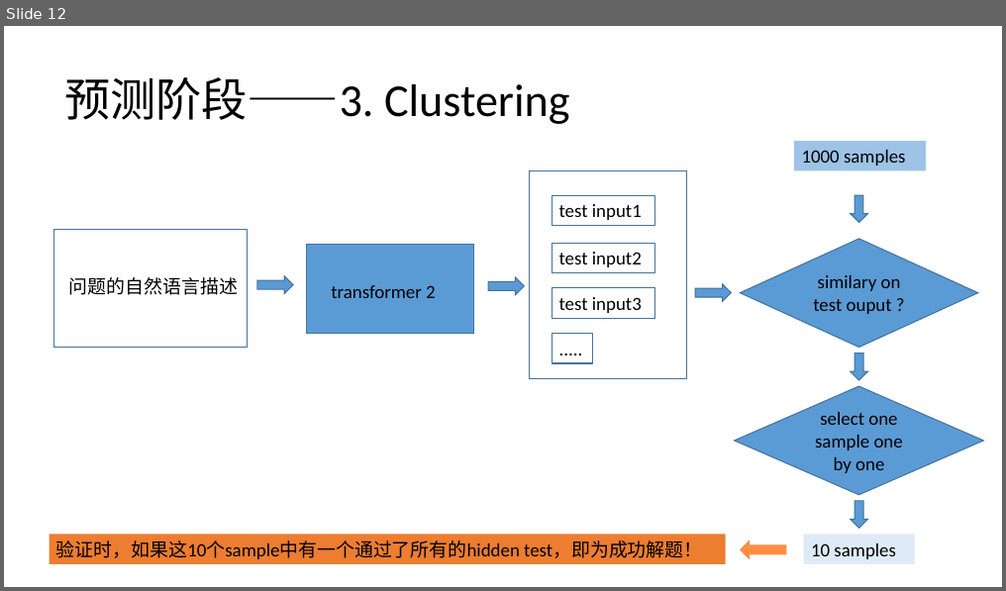
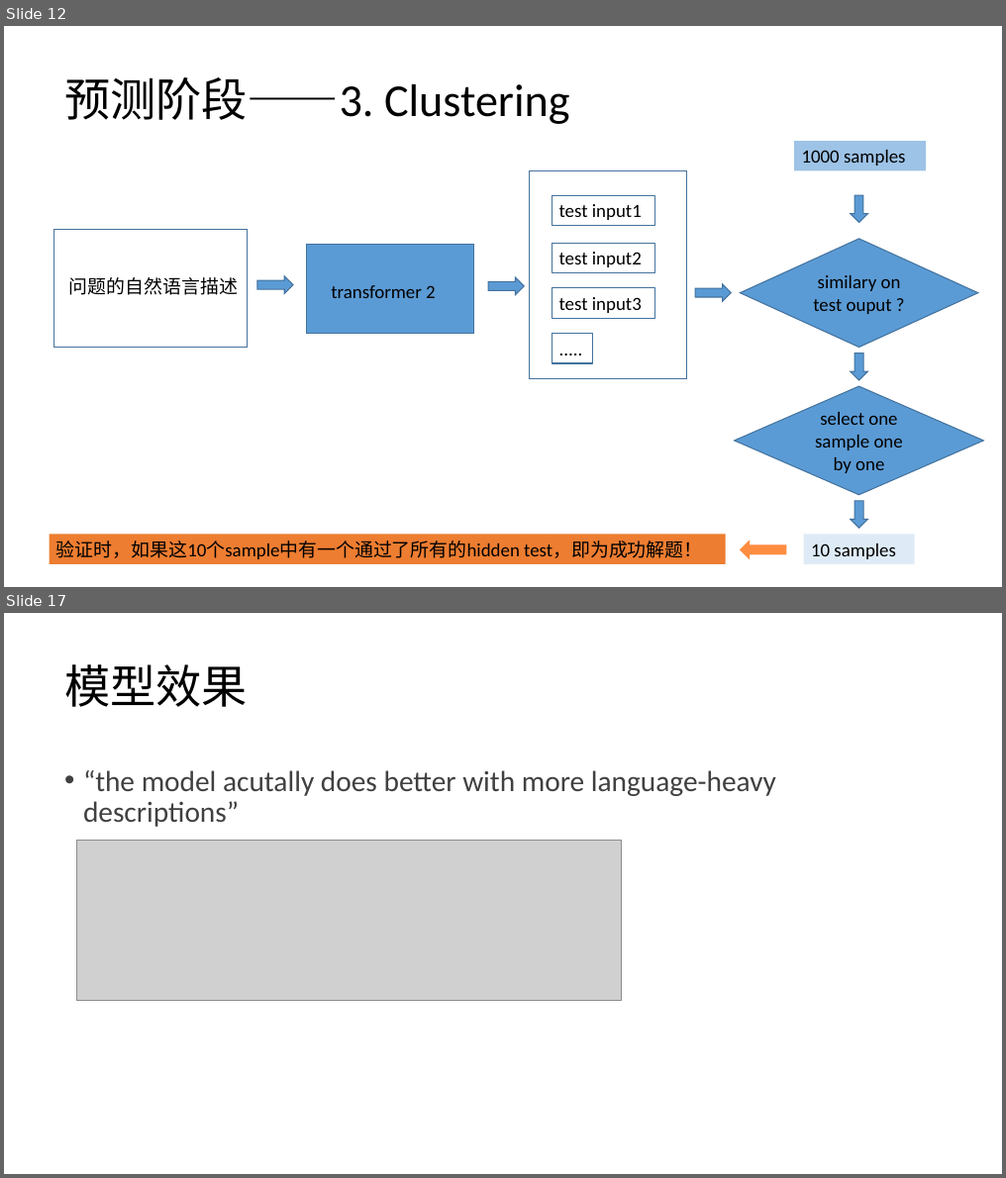
Before and after one commit to kevinva/paperReport, a slide deck: presentation/hezhi_AlphaCode.pptx. Shown one above the other, each under a label of ours: slide 12 before the commit, slides 12 and 17 after it; the slides between them are not shown. The pictures are 1006x591 and 1006x1178 pixels, drawn with LibreOffice and Linux fonts; fonts in the diff are those of the drawing; grey boxes stand for pictures. Boxes give left, top, right and bottom in pixels: in the first picture for what was removed or moved away, otherwise in the second. Text is boxed around its words. In the diff, an @@ line names an element or a change of style, - is before the commit and + after.

```diff
--- a/presentation/hezhi_AlphaCode.pptx
+++ b/presentation/hezhi_AlphaCode.pptx
@@ slide 17 added at (4, 613, 1002, 1174), background #FFFFFF @@
@@ title added at (64, 664, 248, 707), 44 pt, text #000000 @@
+模型效果
@@ text added at (83, 770, 776, 827), 28 pt, text #404040 @@
+• “the model acutally does better with more language-heavy descriptions”
@@ picture added at (76, 840, 622, 1000) @@
```
Also in this commit, not shown: 1 slide changed, 7 other slides added.
